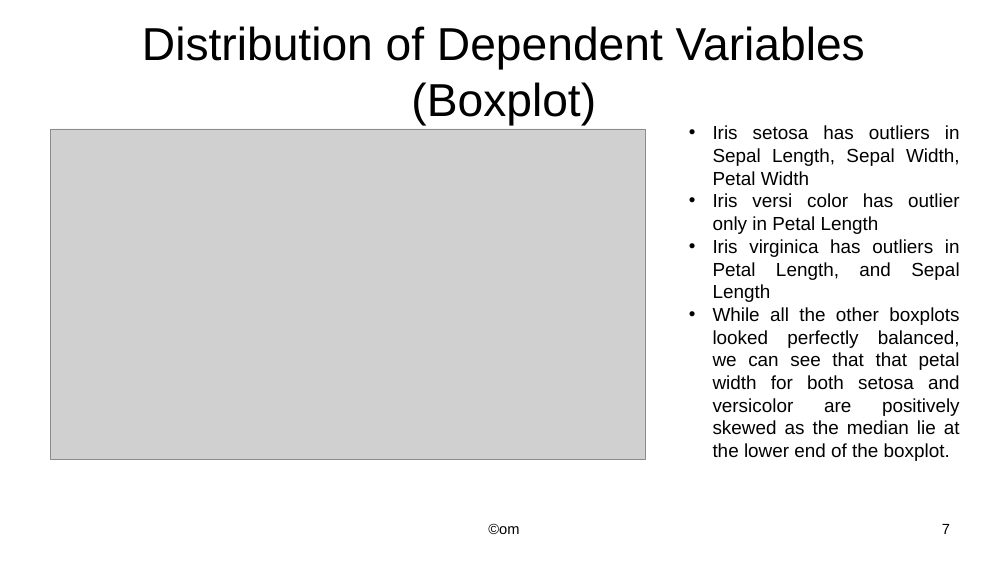
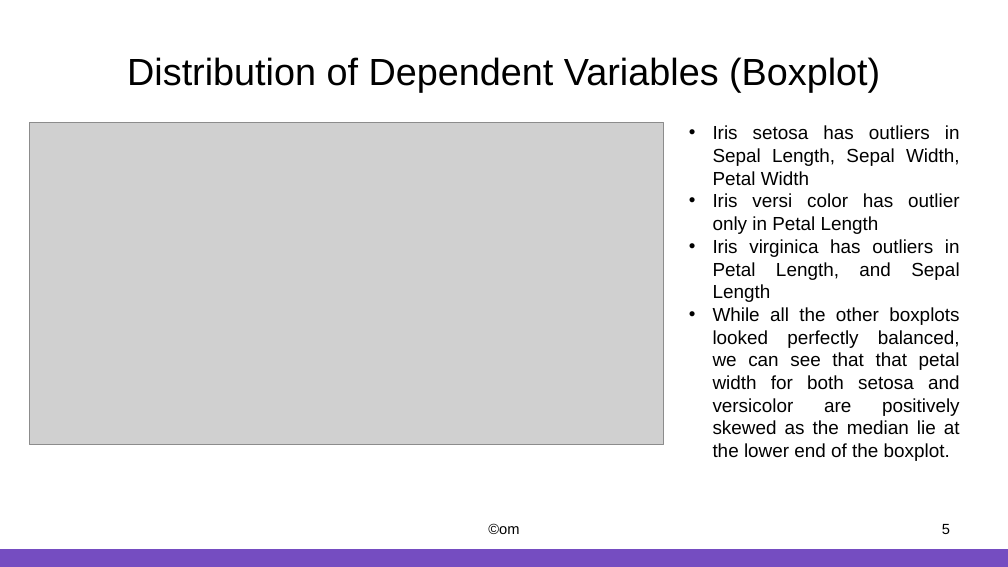
Before and after one commit to iData1011/data-analysis-projects, a slide deck: slide 5 of EDA-iris/slide/slide-iris.pptx (slide 7 before the commit). Drawn at 1008x567 pixels with LibreOffice and Linux fonts; fonts in the diff are those of the drawing; grey boxes stand for pictures. Boxes give left, top, right and bottom in pixels: in the first picture for what was removed or moved away, otherwise in the second. Text is boxed around its words. In the diff, an @@ line names an element or a change of style, - is before the commit and + after.

```diff
--- a/EDA-iris/slide/slide-iris.pptx
+++ b/EDA-iris/slide/slide-iris.pptx
@@ title "Distribution of Dependent Variables (Boxplot)" at (x1=127, y1=57, x2=880, y2=92): size 44 to 36 pt @@
@@ picture resized from (x1=51, y1=129, x2=646, y2=460) to (x1=29, y1=123, x2=663, y2=445) @@
@@ page number at (x1=942, y1=524, x2=950, y2=534): text changed @@
-7
+5
@@ rectangle added at (x1=0, y1=549, x2=1008, y2=567), fill #754DC1 @@
```
Also in this commit, not shown: 7 other slides changed, 1 slide added, 3 slides removed, 9 other files.
